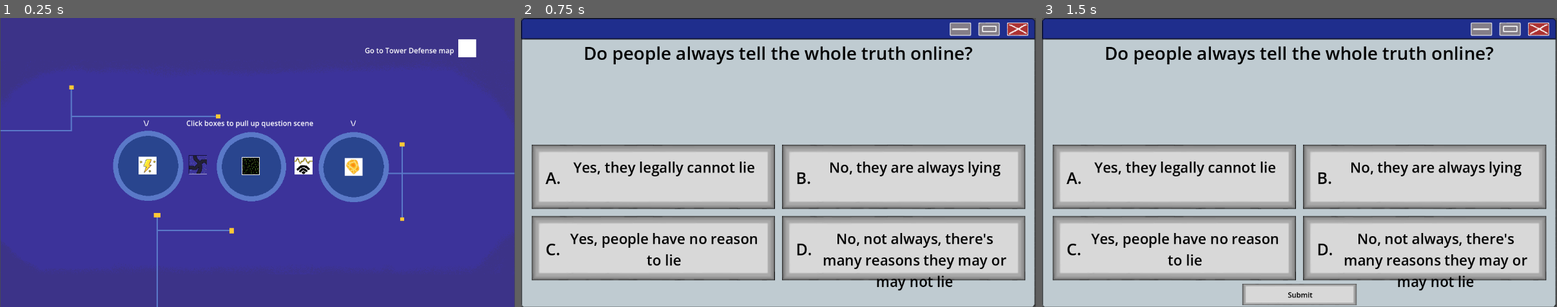
Above: before the commit, frames 1-3 (left to right).
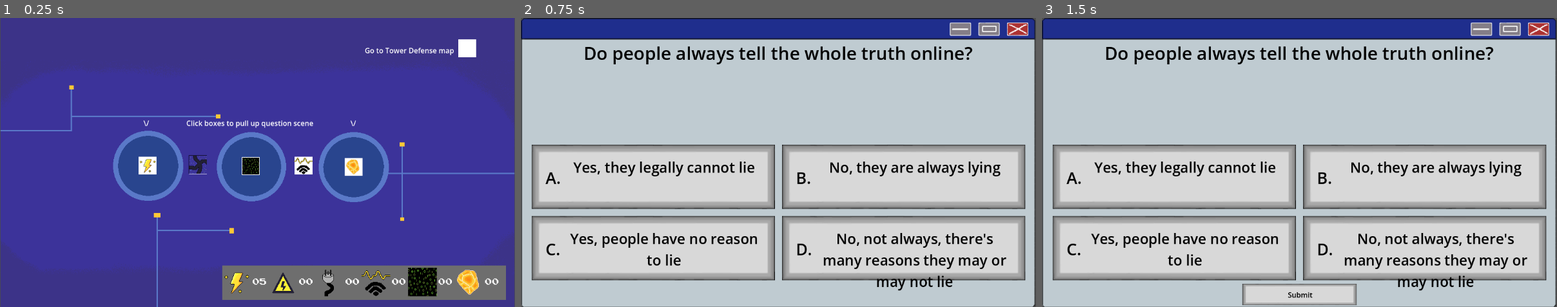
Above: after the commit, the same moments.

Repository: CalebJoines/Computer-Castle
Game: Godot game, scene res://Scenes/resource_picker.tscn
Two runs of this game, one before a commit and one after it. Both use one fixed random seed, a clock stepped at 60 frames per second and the inputs below.
Inputs (mouse positions are in pixels of both pictures, inside the frame that each line leads up to):
- Up to frame 1 (0.25 s): no input
- Up to frame 2 (0.75 s): tap Enter at 0.5 s; drag from (670, 165) to (876, 168) at 0.52 s
- Up to frame 3 (1.5 s): tap Space at 1.25 s; drag from (1175, 176) to (1423, 176) at 1.27 s

The runs differ from the first frame. In frame 1, 6.5% of the frame differs, in the area x 43-99%, y 85-98%; in frame 2, nothing differs; in frame 3, nothing differs.

Commit message:
added resource counter to resource picker scene

Diff:
--- a/computer-castle-/Scenes/Resource_Counters.tscn
+++ b/computer-castle-/Scenes/Resource_Counters.tscn
@@ -110,4 +110,4 @@
 offset_top = -5.0
 offset_right = 635.0
 offset_bottom = 72.0
-color = Color(0, 0, 1, 1)
+color = Color(0.43137255, 0.43137255, 0.43137255, 1)
--- a/computer-castle-/Scenes/resource_picker.tscn
+++ b/computer-castle-/Scenes/resource_picker.tscn
@@ -7,6 +7,7 @@
 [ext_resource type="Texture2D" uid="uid://bekw3fgtjbpjh" path="res://Sprites/ResourceSprites/ai_cores.png" id="5_sqw27"]
 [ext_resource type="Texture2D" uid="uid://okhm37mfcopt" path="res://Sprites/ResourceSprites/circuits.png" id="6_sqw27"]
 [ext_resource type="Texture2D" uid="uid://b78lay1d02mx5" path="res://Sprites/ResourceSprites/Bandwidth.png" id="7_6okmw"]
+[ext_resource type="PackedScene" uid="uid://cw0ib1cqjj7p" path="res://Scenes/Resource_Counters.tscn" id="8_6okmw"]
 
 [node name="ResourcePicker" type="Node2D" unique_id=1574587499]
 
@@ -88,3 +89,9 @@
 position = Vector2(19.999996, 19.000002)
 scale = Vector2(0.6406249, 0.6406249)
 texture = ExtResource("7_6okmw")
+
+[node name="Resource_Counters" parent="." unique_id=654333457 instance=ExtResource("8_6okmw")]
+offset_left = -79.0
+offset_top = 236.0
+offset_right = -79.0
+offset_bottom = 236.0
